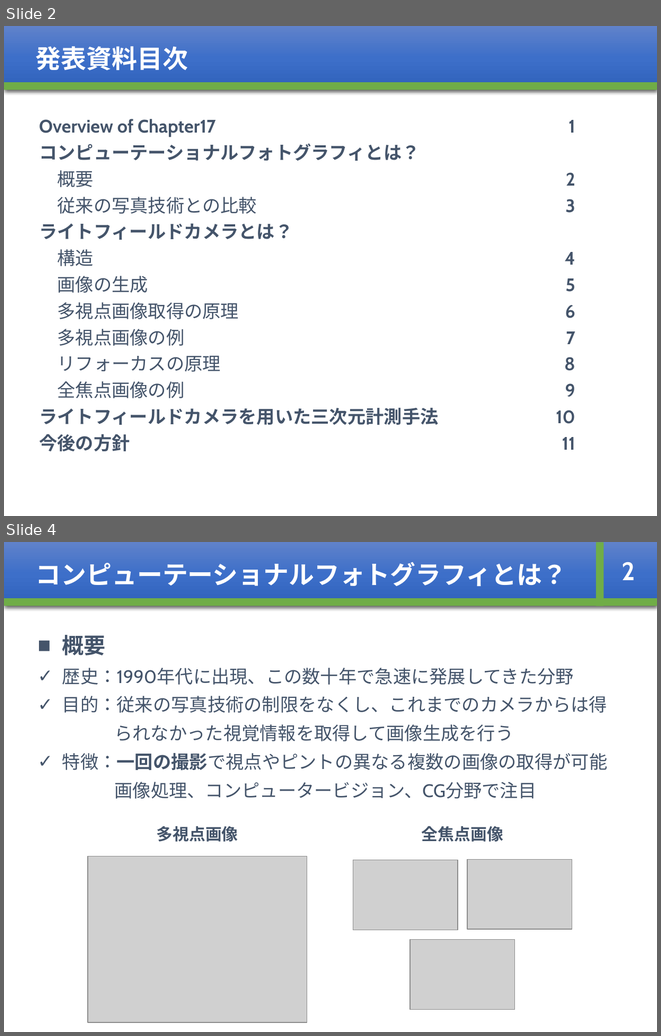
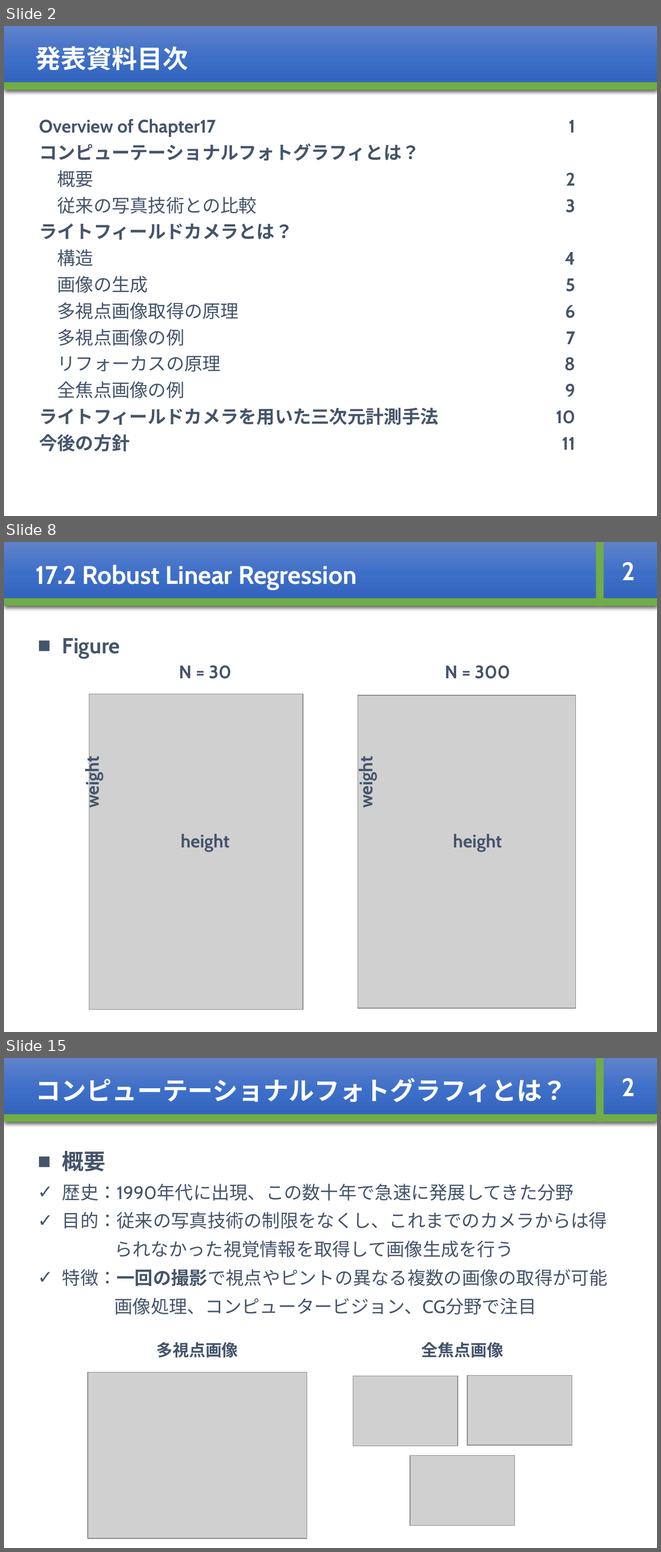
Before and after one commit to whcitizen/citizen-_task, a slide deck: 02_working/08_Bayesian/Bayesian_ch17_kajihara.pptx. Shown one above the other, each under a label of ours: slides 2 and 4 before the commit, slides 2, 8 and 15 after it; the slides between them are not shown. The pictures are 661x1036 and 661x1552 pixels, drawn with LibreOffice and Linux fonts; fonts in the diff are those of the drawing; grey boxes stand for pictures. Boxes give left, top, right and bottom in pixels: in the first picture for what was removed or moved away, otherwise in the second. Text is boxed around its words. In the diff, an @@ line names an element or a change of style, - is before the commit and + after.

```diff
--- a/02_working/08_Bayesian/Bayesian_ch17_kajihara.pptx
+++ b/02_working/08_Bayesian/Bayesian_ch17_kajihara.pptx
@@ slide 8 added at [4, 542, 657, 1032], background #FFFFFF @@
@@ rectangle added at [4, 542, 657, 606], fill gradient #6183CB to #3E70CA to #3062BB, 28 pt, text #FFFFFF, bold @@
+17.2 Robust Linear Regression
@@ rectangle added at [596, 542, 604, 606], fill #70AD47 @@
@@ text added at [621, 562, 635, 580], 28 pt, text #FFFFFF, bold @@
+2
@@ rectangle added at [4, 598, 657, 606], fill #70AD47 @@
@@ text added at [62, 638, 120, 658], 24 pt, text #44546A, bold @@
+■ Figure
@@ text added at [179, 665, 231, 679], 20 pt, text #44546A, bold @@
+N = 30
@@ text added at [445, 665, 510, 679], 20 pt, text #44546A, bold @@
+N = 300
@@ picture added at [89, 694, 303, 1009] @@
@@ picture added at [358, 696, 575, 1008] @@
@@ text added at [81, 761, 104, 806], 20 pt, text #44546A, bold @@
+weight
@@ text added at [355, 761, 377, 806], 20 pt, text #44546A, bold @@
+weight
@@ text added at [180, 834, 229, 852], 20 pt, text #44546A, bold @@
+height
@@ text added at [453, 834, 502, 852], 20 pt, text #44546A, bold @@
+height
@@ what was slide 4 is now slide 15 @@
```
Also in this commit, not shown: 2 slides changed, 10 other slides added, 11 other files.
